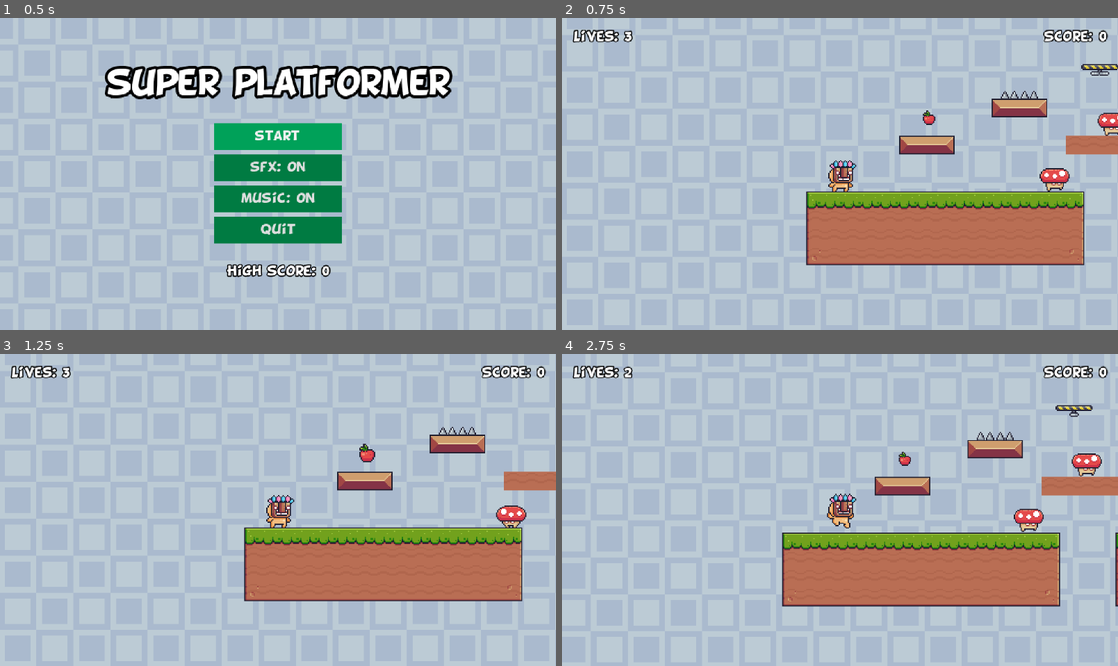
Above: before the commit, frames 1-4 (two rows, left to right).
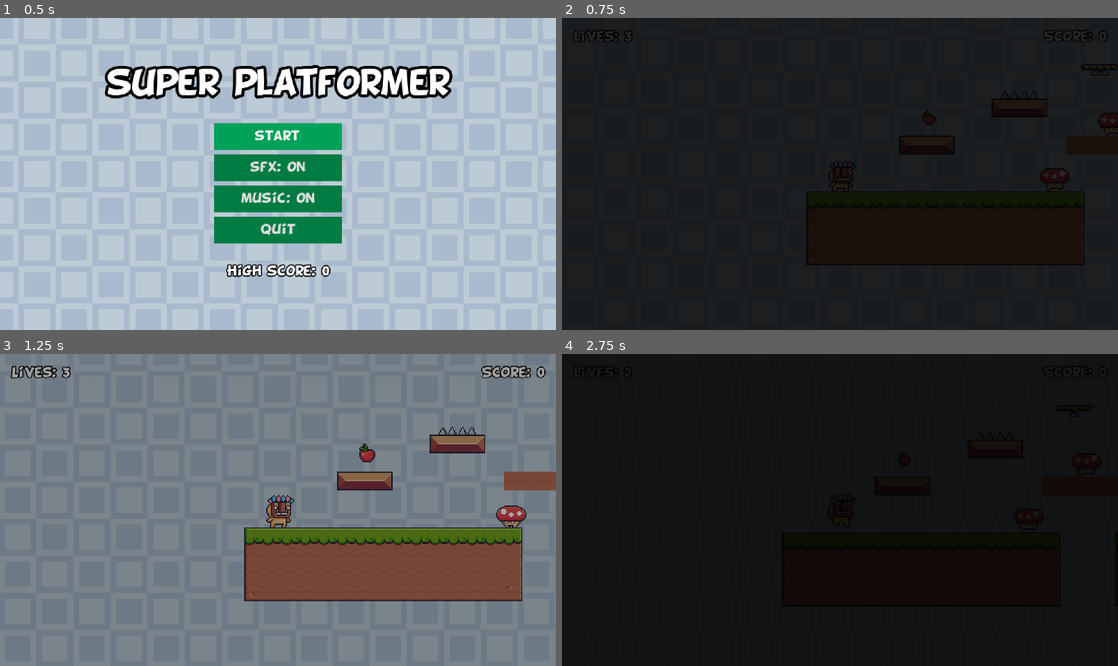
Above: after the commit, the same moments.

Repository: WMinerva/2D-platformer
Game: Godot game, scene res://scenes/ui/main.tscn
Same seed, same stepped clock (60 frames per second), same inputs: the game is played once before the commit and once after it.
Inputs:
- Up to frame 1 (0.5 s): no input
- Up to frame 2 (0.75 s): click "start" at 0.5 s
- Up to frame 3 (1.25 s): no input
- Up to frame 4 (2.75 s): hold Right (right) from 1.28 s (still down); tap Space (jump) at 1.52, 2.27 s

Frame 1 is identical in both runs. In frame 2, 100% of the frame differs, in the area x 0-100%, y 0-100%; in frame 3, 99%; in frame 4, 100%.

Commit message:
fade_in fade_out

Diff:
--- a/autoloads/signal_manager.gd
+++ b/autoloads/signal_manager.gd
@@ -1,3 +1,4 @@
 extends Node
 
 signal score_updated
+signal level_completed
--- a/scenes/level_end/level_end.gd
+++ b/scenes/level_end/level_end.gd
@@ -1,4 +1,7 @@
 extends Area2D
+@onready var audio_stream_player_2d: AudioStreamPlayer2D = $AudioStreamPlayer2D
 
 func _on_area_entered(area: Area2D) -> void:
-	GameManager.load_next_level()
+	#GameManager.load_next_level()
+	AudioManager.play_sfx(audio_stream_player_2d, AudioManager.SUCCESS)
+	SignalManager.level_completed.emit()
--- a/scenes/level_end/level_end.tscn
+++ b/scenes/level_end/level_end.tscn
@@ -99,4 +99,6 @@
 position = Vector2(6, -7)
 shape = SubResource("RectangleShape2D_32pxg")
 
+[node name="AudioStreamPlayer2D" type="AudioStreamPlayer2D" parent="." unique_id=1676022074]
+
 [connection signal="area_entered" from="." to="." method="_on_area_entered"]
--- a/scenes/levels/level.tscn
+++ b/scenes/levels/level.tscn
@@ -6,6 +6,7 @@
 [ext_resource type="Texture2D" uid="uid://bbu4h8iex5g8e" path="res://assets/sprites/tiles/foreground.png" id="2_bovvr"]
 [ext_resource type="Script" uid="uid://cbpmnx8dv22l" path="res://scenes/levels/camera_2d.gd" id="4_xb4v1"]
 [ext_resource type="PackedScene" uid="uid://b8pr2q4ph21ps" path="res://scenes/ui/hud.tscn" id="6_d4w6o"]
+[ext_resource type="PackedScene" uid="uid://dnwxpvfopwdc7" path="res://scenes/ui/fade_effect.tscn" id="8_ouxo3"]
 [ext_resource type="PackedScene" uid="uid://dpo781a2824mj" path="res://scenes/level_end/level_end.tscn" id="10_rmjfq"]
 
 [sub_resource type="TileSetAtlasSource" id="TileSetAtlasSource_xb4v1"]
@@ -115,4 +116,7 @@
 
 [node name="HUD" parent="CanvasLayer" unique_id=925808387 instance=ExtResource("6_d4w6o")]
 
+[node name="FadeEffect" parent="CanvasLayer" unique_id=1507662429 instance=ExtResource("8_ouxo3")]
+visible = false
+
 [node name="AudioStreamPlayer" type="AudioStreamPlayer" parent="." unique_id=1643448837]
--- a/scenes/ui/end_screen.tscn
+++ b/scenes/ui/end_screen.tscn
@@ -2,6 +2,7 @@
 
 [ext_resource type="Texture2D" uid="uid://dirx0udqknego" path="res://assets/sprites/ui/background.png" id="1_4ttpn"]
 [ext_resource type="Script" uid="uid://cly8g0tqrnouv" path="res://scenes/ui/end_screen.gd" id="1_n8r4t"]
+[ext_resource type="PackedScene" uid="uid://dnwxpvfopwdc7" path="res://scenes/ui/fade_effect.tscn" id="3_wgyui"]
 
 [node name="EndScreen" type="Control" unique_id=708624256]
 layout_mode = 3
@@ -63,4 +64,8 @@
 size_flags_horizontal = 4
 text = "go back"
 
+[node name="FadeEffect" parent="." unique_id=1507662429 instance=ExtResource("3_wgyui")]
+visible = false
+layout_mode = 1
+
 [connection signal="pressed" from="PanelContainer/MarginContainer/VBoxContainer/Return_button" to="." method="_on_return_pressed"]
--- /dev/null
+++ b/scenes/ui/fade_effect.gd
@@ -0,0 +1,16 @@
+extends Control
+
+@onready var animation_player: AnimationPlayer = $AnimationPlayer
+
+func _ready() -> void:
+	SignalManager.level_completed.connect(_on_level_completed)
+	visible = true
+	animation_player.play("fade_in")
+
+func _on_level_completed():
+	animation_player.play("fade_out")
+
+
+func _on_animation_player_animation_finished(anim_name: StringName) -> void:
+	if anim_name == "fade_out":
+		GameManager.load_next_level()
--- /dev/null
+++ b/scenes/ui/fade_effect.tscn
@@ -0,0 +1,78 @@
+[gd_scene format=3 uid="uid://dnwxpvfopwdc7"]
+
+[ext_resource type="Script" uid="uid://dltbyiumg1nk" path="res://scenes/ui/fade_effect.gd" id="1_k7fpu"]
+
+[sub_resource type="Animation" id="Animation_h53vp"]
+length = 0.001
+tracks/0/type = "value"
+tracks/0/imported = false
+tracks/0/enabled = true
+tracks/0/path = NodePath("ColorRect:color")
+tracks/0/interp = 1
+tracks/0/loop_wrap = true
+tracks/0/keys = {
+"times": PackedFloat32Array(0),
+"transitions": PackedFloat32Array(1),
+"update": 0,
+"values": [Color(0, 0, 0, 1)]
+}
+
+[sub_resource type="Animation" id="Animation_k7fpu"]
+resource_name = "fade_in"
+tracks/0/type = "value"
+tracks/0/imported = false
+tracks/0/enabled = true
+tracks/0/path = NodePath("ColorRect:color")
+tracks/0/interp = 1
+tracks/0/loop_wrap = true
+tracks/0/keys = {
+"times": PackedFloat32Array(0, 1),
+"transitions": PackedFloat32Array(1, 1),
+"update": 0,
+"values": [Color(0, 0, 0, 1), Color(0, 0, 0, 0)]
+}
+
+[sub_resource type="Animation" id="Animation_6plfp"]
+resource_name = "fade_out"
+tracks/0/type = "value"
+tracks/0/imported = false
+tracks/0/enabled = true
+tracks/0/path = NodePath("ColorRect:color")
+tracks/0/interp = 2
+tracks/0/loop_wrap = true
+tracks/0/keys = {
+"times": PackedFloat32Array(0, 1),
+"transitions": PackedFloat32Array(1, 1),
+"update": 0,
+"values": [Color(0, 0, 0, 0), Color(0, 0, 0, 1)]
+}
+
+[sub_resource type="AnimationLibrary" id="AnimationLibrary_6plfp"]
+_data = {
+&"RESET": SubResource("Animation_h53vp"),
+&"fade_in": SubResource("Animation_k7fpu"),
+&"fade_out": SubResource("Animation_6plfp")
+}
+
+[node name="FadeEffect" type="Control" unique_id=1507662429]
+layout_mode = 3
+anchors_preset = 15
+anchor_right = 1.0
+anchor_bottom = 1.0
+grow_horizontal = 2
+grow_vertical = 2
+script = ExtResource("1_k7fpu")
+
+[node name="ColorRect" type="ColorRect" parent="." unique_id=1995346141]
+layout_mode = 1
+anchors_preset = 15
+anchor_right = 1.0
+anchor_bottom = 1.0
+grow_horizontal = 2
+grow_vertical = 2
+color = Color(0, 0, 0, 1)
+
+[node name="AnimationPlayer" type="AnimationPlayer" parent="." unique_id=1491476139]
+libraries/ = SubResource("AnimationLibrary_6plfp")
+
+[connection signal="animation_finished" from="AnimationPlayer" to="." method="_on_animation_player_animation_finished"]
Not shown, added: scenes/ui/fade_effect.gd.uid
